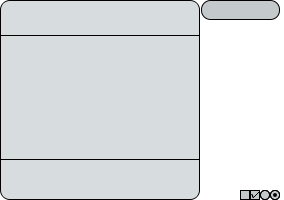
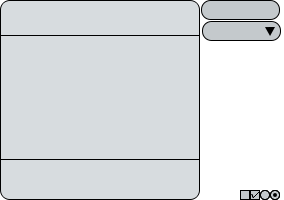
Layers edited between the first and the second 284px x 200px image:
added group "下拉框" with 2 layers above "按钮" over <box>202,21,281,41</box>
added layer "多边形 1" in group "下拉框" over <box>265,27,275,36</box>
added layer "圆角矩形 2" (1st of 2, in "下拉框") in group "下拉框" over <box>202,21,281,41</box>
